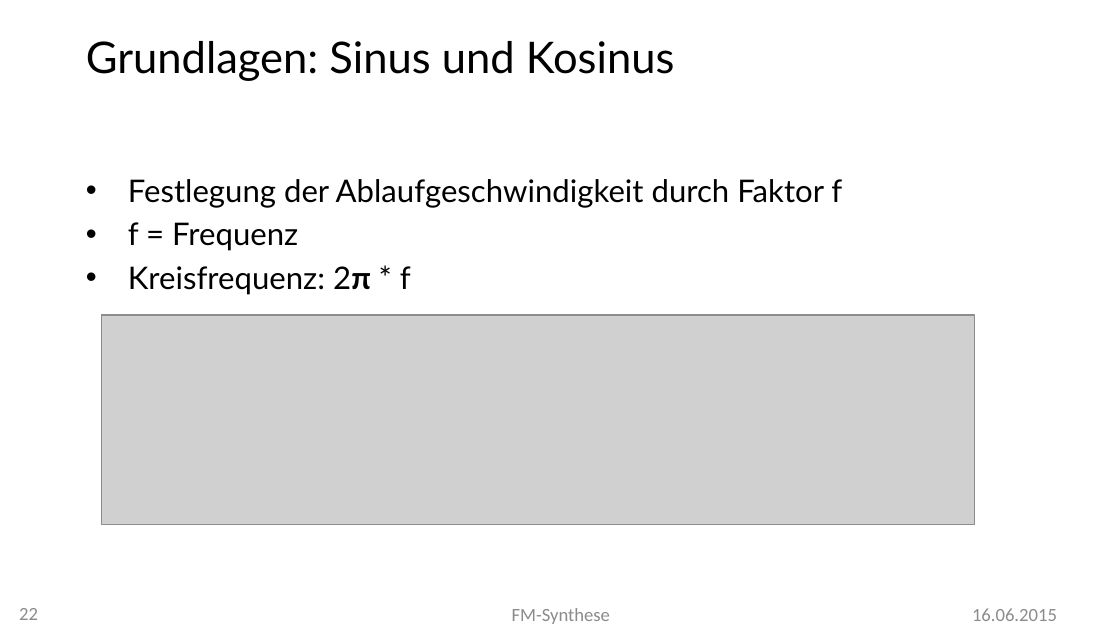
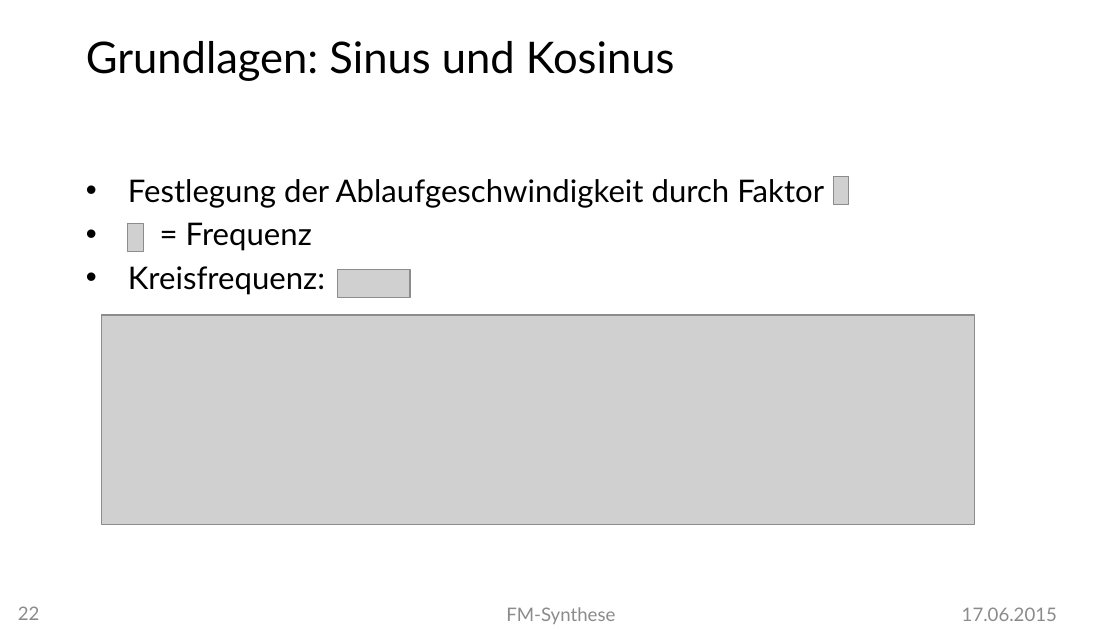
Before and after one commit to MBulli/VSeminar, a slide deck: slide 22 of Praesentation/FMSynthese-Julius.pptx. Drawn at 1120x630 pixels with LibreOffice and Linux fonts; fonts in the diff are those of the drawing; grey boxes stand for pictures; background and template pictures are left out. Boxes give left, top, right and bottom in pixels: in the first picture for what was removed or moved away, otherwise in the second. Text is boxed around its words. In the diff, an @@ line names an element or a change of style, - is before the commit and + after.

```diff
--- a/Praesentation/FMSynthese-Julius.pptx
+++ b/Praesentation/FMSynthese-Julius.pptx
@@ text at box(128, 179, 824, 295): text changed @@
-• Festlegung der Ablaufgeschwindigkeit durch Faktor f
-• f = Frequenz
-• Kreisfrequenz: 2π * f
+• Festlegung der Ablaufgeschwindigkeit durch Faktor
+• = Frequenz
+• Kreisfrequenz:
@@ picture added at box(833, 177, 849, 205) @@
@@ picture added at box(128, 223, 143, 251) @@
@@ picture added at box(337, 269, 410, 297) @@
@@ page number at box(18, 606, 40, 620): font Calibri to Lato @@
@@ text "FM-Synthese" at box(506, 607, 615, 624): font Calibri to Lato @@
@@ text at box(962, 607, 1057, 621): text changed; font Calibri to Lato @@
-16.06.2015
+17.06.2015
```
Also in this commit, not shown: 25 other slides changed, 1 slide added.
